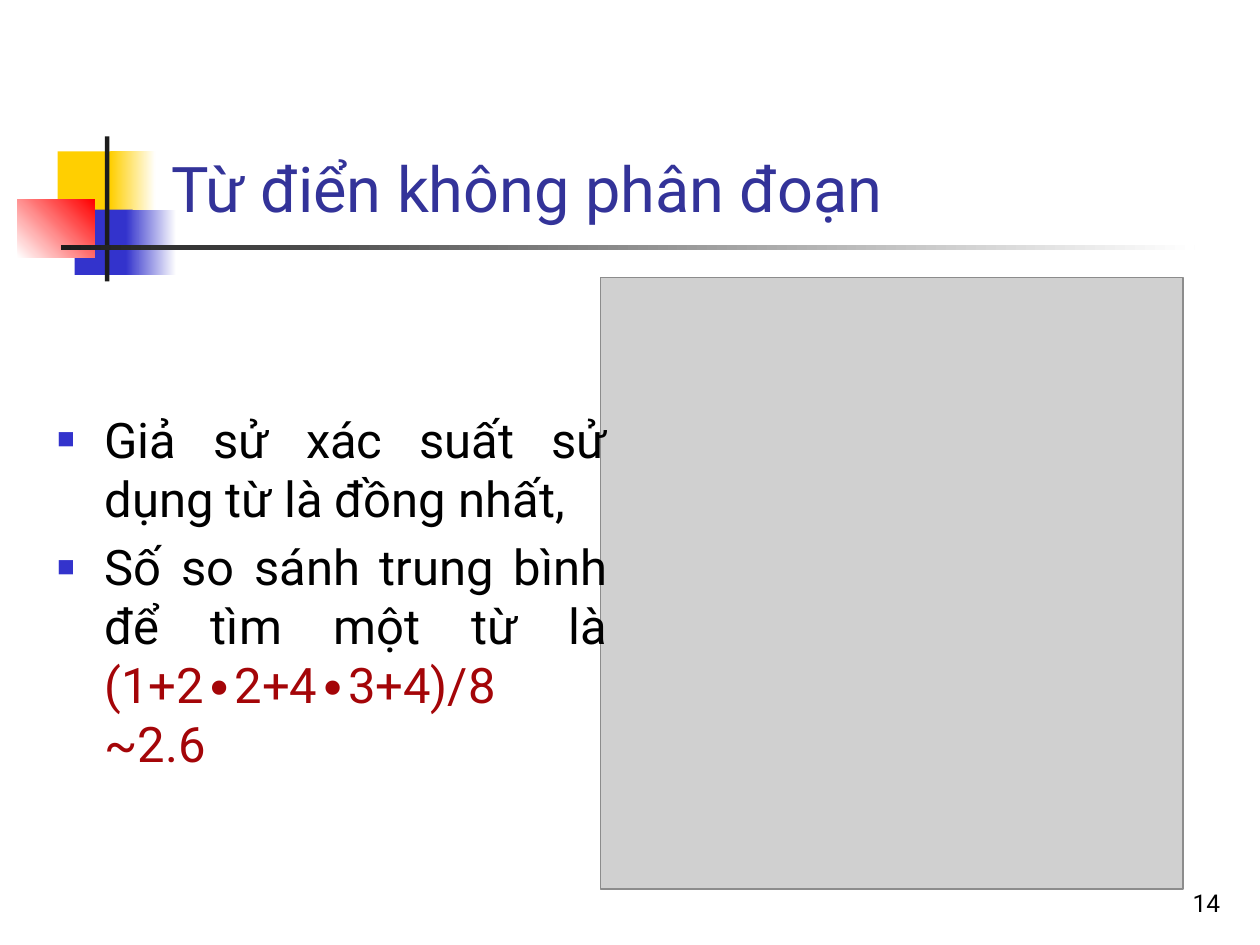
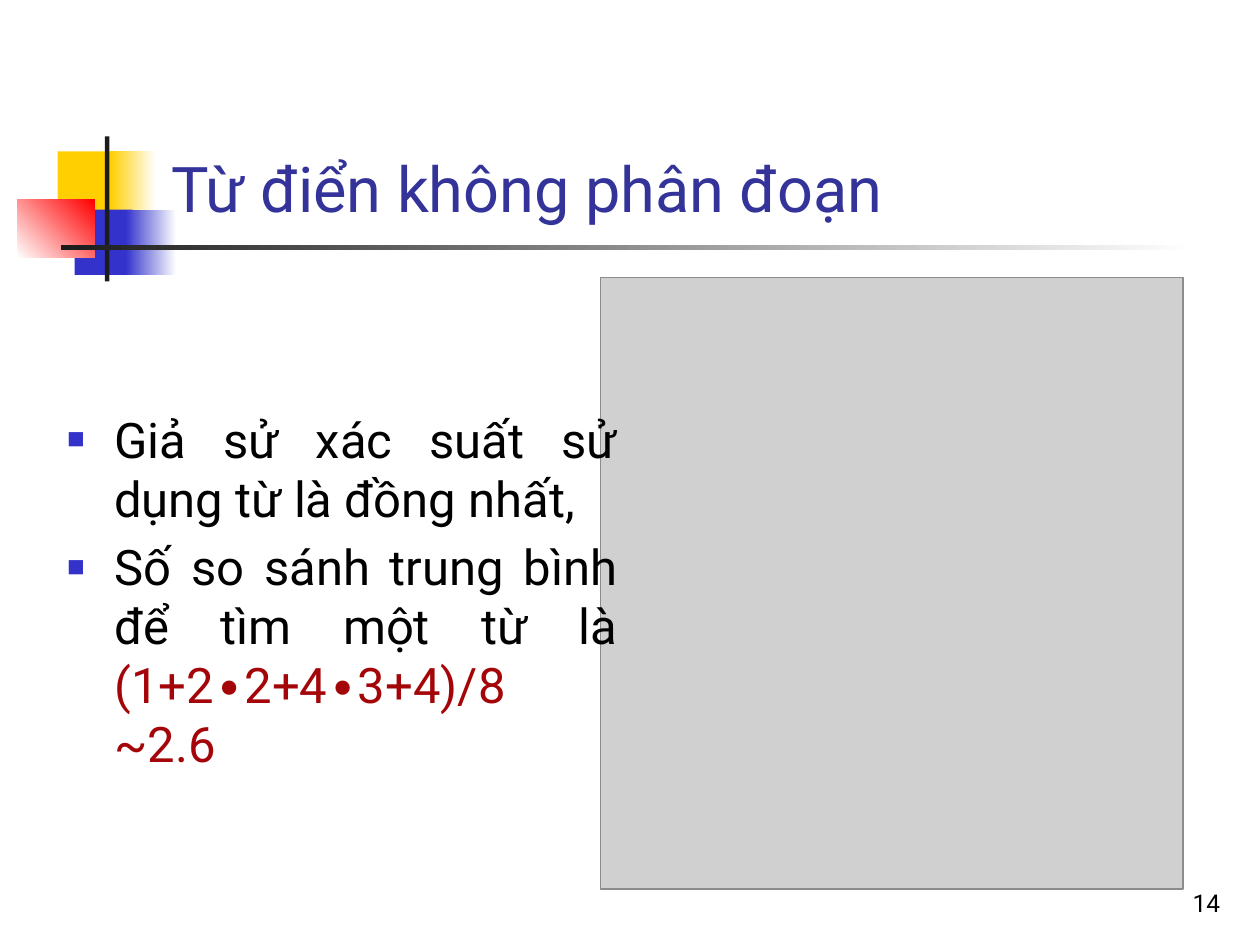
Before and after one commit to bangoc/IT4853, a slide deck: slide 14 of Bai 11 Nén chi muc nguoc.pptx. Drawn at 1260x945 pixels with LibreOffice and Linux fonts; fonts in the diff are those of the drawing; grey boxes stand for pictures. Boxes give left, top, right and bottom in pixels: in the first picture for what was removed or moved away, otherwise in the second. Text is boxed around its words. In the diff, an @@ line names an element or a change of style, - is before the commit and + after.

```diff
--- a/Bai 11 Nén chi muc nguoc.pptx
+++ b/Bai 11 Nén chi muc nguoc.pptx
@@ text "Giả sử xác suất sử ...": place and size @@
-text "Giả sử xác suất sử ..." at (104, 413, 608, 763)
+text "Giả sử xác suất sử ..." at (114, 413, 618, 763)
```
Also in this commit, not shown: 21 other slides changed.
